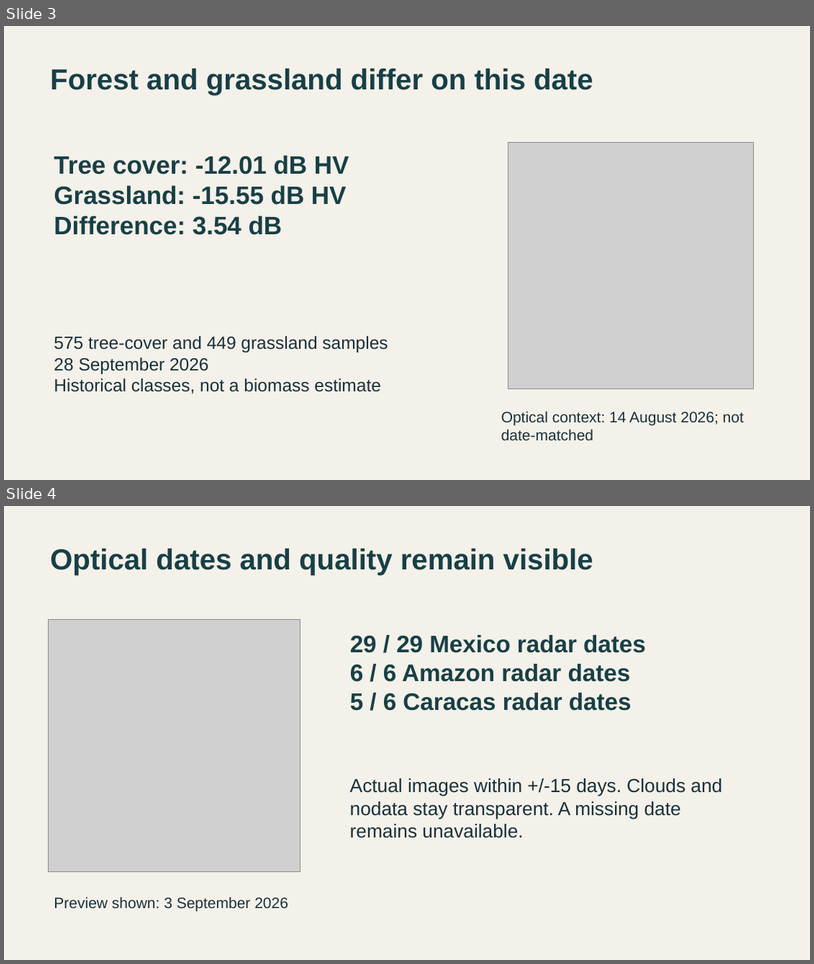
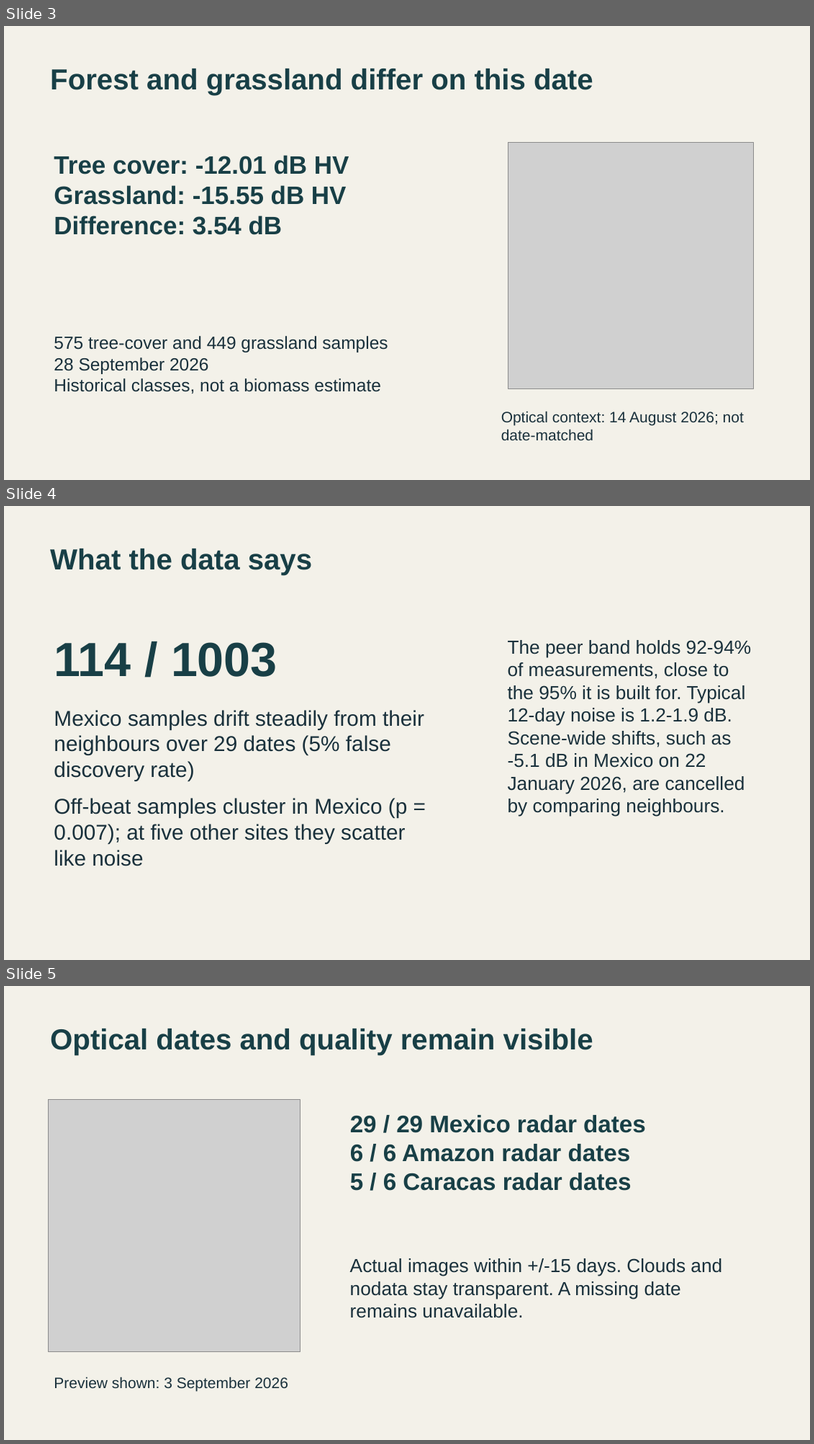
Before and after one commit to ChernStepanov/OffBeat, a slide deck: docs/submission/offbeat-reviewed.pptx. Shown one above the other, each under a label of ours: slides 3 and 4 before the commit, slides 3, 4 and 5 after it. The pictures are 814x964 and 814x1444 pixels, drawn with LibreOffice and Linux fonts; fonts in the diff are those of the drawing; grey boxes stand for pictures. Boxes give left, top, right and bottom in pixels: in the first picture for what was removed or moved away, otherwise in the second. Text is boxed around its words. In the diff, an @@ line names an element or a change of style, - is before the commit and + after.

```diff
--- a/docs/submission/offbeat-reviewed.pptx
+++ b/docs/submission/offbeat-reviewed.pptx
@@ slide 4 added at [4, 506, 810, 960], background #F3F1E9 @@
@@ text added at [50, 548, 312, 575], 34.5 pt, text #183F46, bold @@
+What the data says
@@ text added at [54, 642, 278, 677], 57 pt, text #183F46, bold @@
+114 / 1003
@@ text added at [508, 640, 752, 816], 22.5 pt, text #19303B @@
+The peer band holds 92-94% of measurements, close to the 95% it is built for. Typical 12-day noise is 1.2-1.9 dB. Scene-wide shifts, such as -5.1 dB in Mexico on 22 January 2026, are cancelled by comparing neighbours.
@@ text added at [54, 710, 424, 781], 25.5 pt, text #19303B @@
+Mexico samples drift steadily from their neighbours over 29 dates (5% false discovery rate)
@@ text added at [54, 798, 407, 866], 25.5 pt, text #19303B @@
+Off-beat samples cluster in Mexico (p = 0.007); at five other sites they scatter like noise
@@ what was slide 4 is now slide 5 @@
```
Also in this commit, not shown: 2 slides changed, 3 other files.
